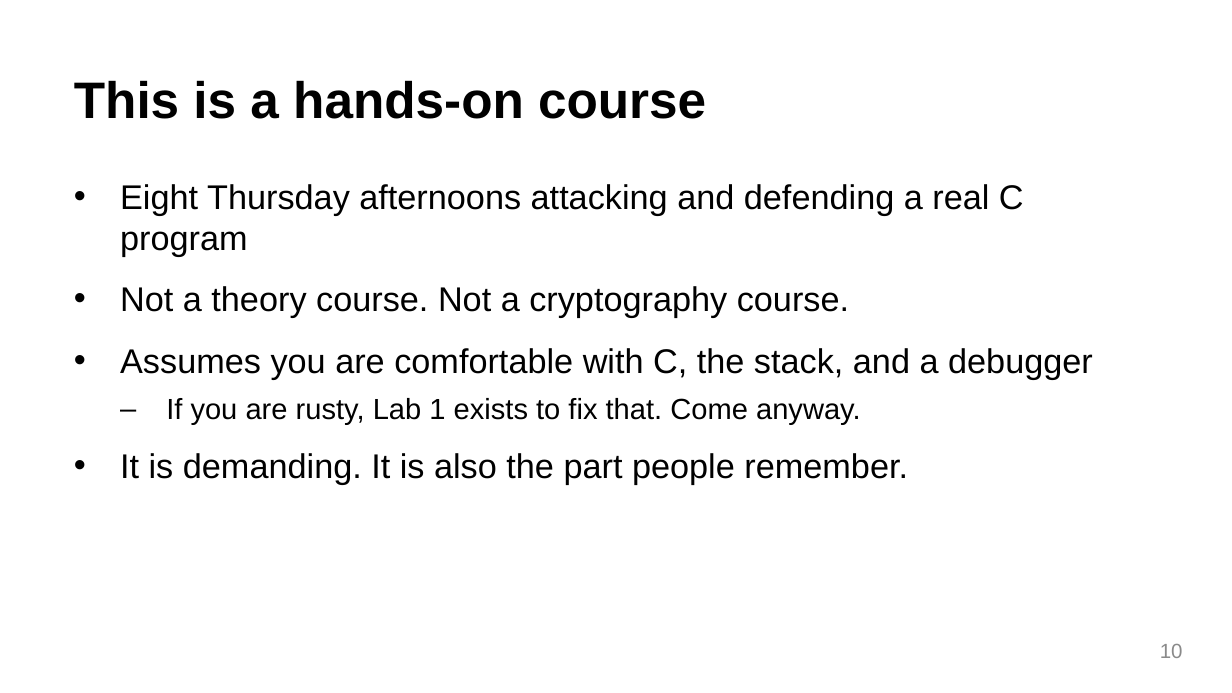
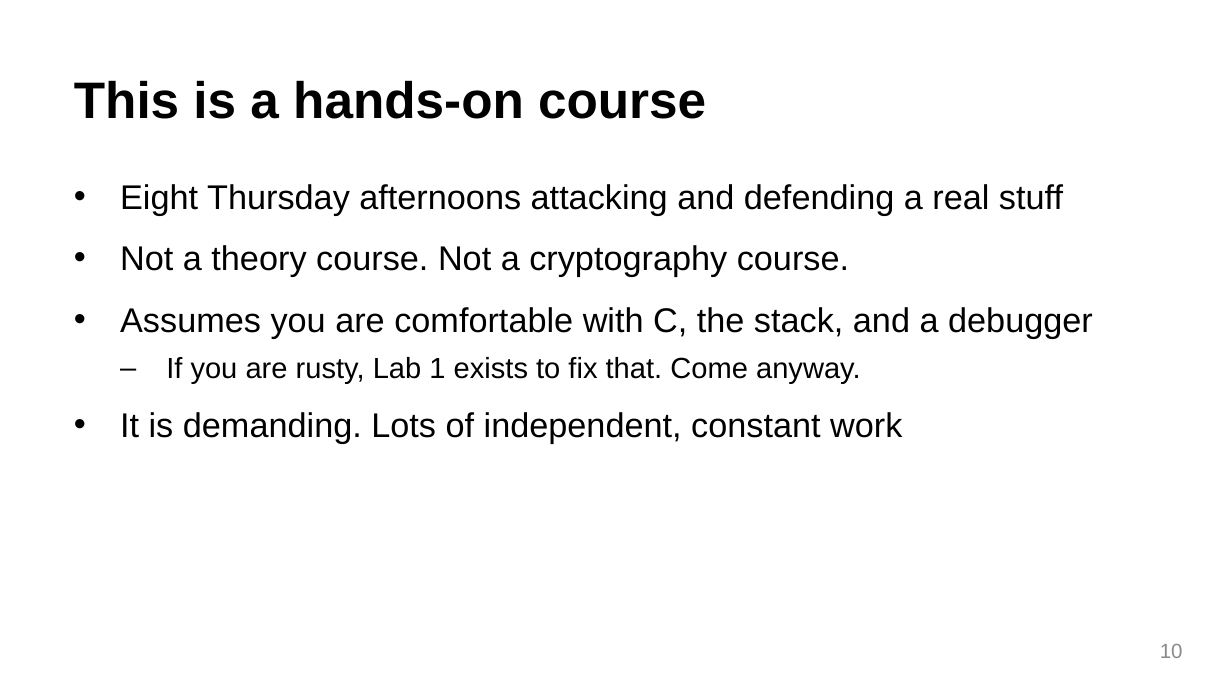
Before and after one commit to Sizvy/CS165_F26_labs, a slide deck: slide 10 of edc_slides/01_cs165-intro.pptx. Drawn at 1232x693 pixels with LibreOffice and Linux fonts; fonts in the diff are those of the drawing. Boxes give left, top, right and bottom in pixels: in the first picture for what was removed or moved away, otherwise in the second. Text is boxed around its words. In the diff, an @@ line names an element or a change of style, - is before the commit and + after.

Commit message:
slide updates

```diff
--- a/edc_slides/01_cs165-intro.pptx
+++ b/edc_slides/01_cs165-intro.pptx
@@ text at (120,184,1063,215): text changed @@
-• Eight Thursday afternoons attacking and defending a real C program
+• Eight Thursday afternoons attacking and defending a real stuff
@@ text at (120,412,902,444): text changed @@
-• It is demanding. It is also the part people remember.
+• It is demanding. Lots of independent, constant work
```
Also in this commit, not shown: 6 other slides changed, 2 other files.
